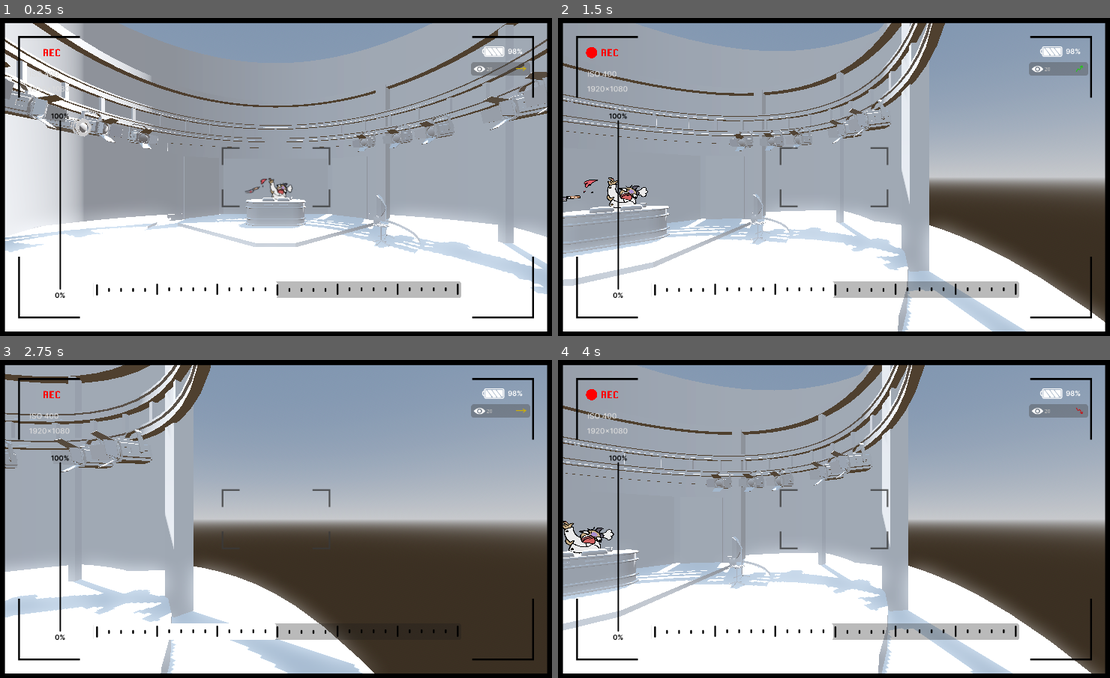
Above: before the commit, frames 1-4 (two rows, left to right).
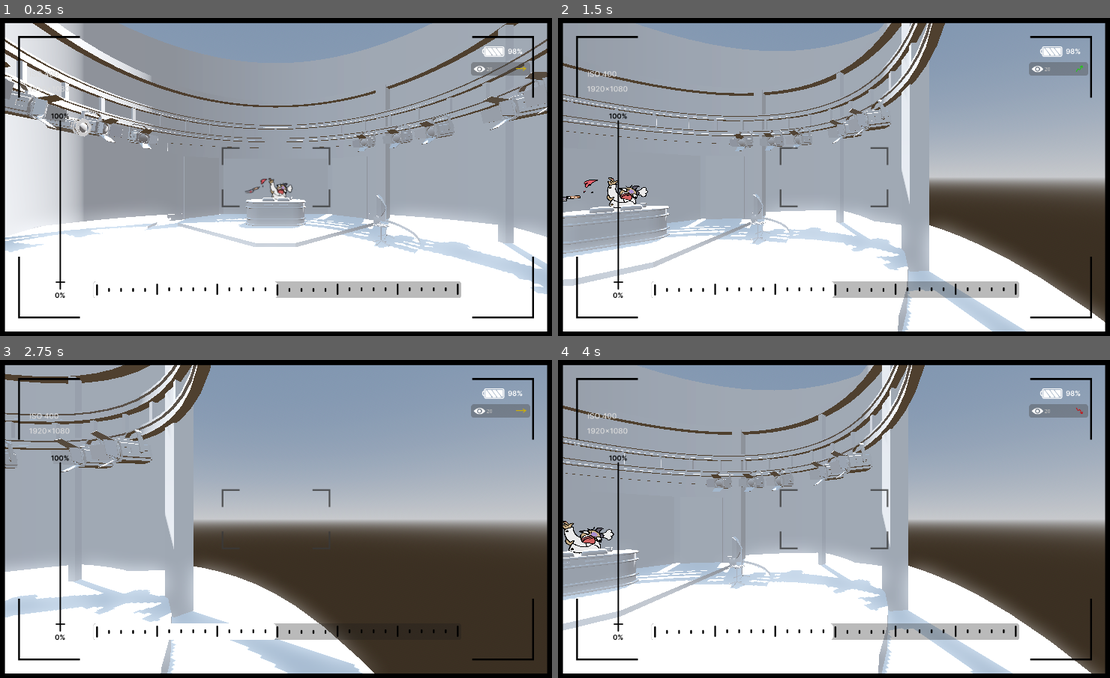
Above: after the commit, the same moments.

Repository: RyujinDraknir/GGJ-2024
Game: Godot game, scene res://scenes/main.tscn
Two runs of this game, one before a commit and one after it. Both use one fixed random seed, a clock stepped at 60 frames per second and the inputs below.
Inputs (mouse positions are in pixels of both pictures, inside the frame that each line leads up to):
- Up to frame 1 (0.25 s): no input
- Up to frame 2 (1.5 s): move the mouse to (867, 173) at 0.52 s; hold D (right) 0.53-1.28 s; tap V (bad) at 0.6 s; move the mouse to (800, 177) at 1.27 s; hold A (left) from 1.28 s (still down); tap N (good) at 1.35 s
- Up to frame 3 (2.75 s): move the mouse to (292, 512) at 2.02 s; release A (left) at 2.03 s; hold D (right) from 2.03 s (still down); tap B (neutral) at 2.1 s
- Up to frame 4 (4 s): move the mouse to (828, 525) at 2.77 s; click (828, 525) at 2.85 s; move the mouse to (878, 522) at 3.52 s; release D (right) at 3.53 s; hold A (left) from 3.53 s (still down); tap V (bad) at 3.6 s

The runs differ from the first frame. In frame 1, less than 0.1% of the frame differs, in the area x 7-51%, y 9-88%; in frame 2, 0.1%, in the area x 5-50%, y 9-88%; in frame 3, less than 0.1%; in frame 4, 0.1%.

Commit message:
move progress zoom script

Diff:
--- a/prefabScenes/player_hud.tscn
+++ b/prefabScenes/player_hud.tscn
@@ -7,14 +7,15 @@
 [ext_resource type="Texture2D" uid="uid://ctjnd66qmqnji" path="res://assets/images/Audimat-notstonks.svg" id="4_60m7g"]
 [ext_resource type="Texture2D" uid="uid://baufa7x3hmp02" path="res://assets/images/Audimat-neutral.svg" id="5_hl44a"]
 [ext_resource type="Texture2D" uid="uid://d1lbc1crm60f7" path="res://assets/images/Zoom.png" id="7_3j27g"]
-[ext_resource type="SpriteFrames" uid="uid://cx3alw5wcikfo" path="res://assets/images/REC/rec.tres" id="8_tc7sd"]
+[ext_resource type="Texture2D" uid="uid://lth8j2nn2lx0" path="res://assets/images/Progress Zoom.svg" id="8_g2lwu"]
+[ext_resource type="Script" path="res://scripts/ProgressZoom.gd" id="9_cc0y4"]
 
 [sub_resource type="StyleBoxFlat" id="StyleBoxFlat_x0knh"]
 bg_color = Color(1, 1, 1, 1)
-corner_radius_top_left = 6
-corner_radius_top_right = 6
-corner_radius_bottom_right = 6
-corner_radius_bottom_left = 6
+corner_radius_top_left = 10
+corner_radius_top_right = 10
+corner_radius_bottom_right = 10
+corner_radius_bottom_left = 10
 
 [node name="PlayerHUD" type="Control"]
 layout_mode = 3
@@ -98,9 +99,6 @@
 scale = Vector2(1.5, 1.5)
 texture = ExtResource("7_3j27g")
 
-[node name="rec" type="AnimatedSprite2D" parent="Container"]
-position = Vector2(-735, -398)
-scale = Vector2(0.1, 0.1)
-sprite_frames = ExtResource("8_tc7sd")
-autoplay = "default"
-frame_progress = 0.726038
+[node name="ProgressZoom" type="Sprite2D" parent="Container/Zoom"]
+texture = ExtResource("8_g2lwu")
+script = ExtResource("9_cc0y4")
--- /dev/null
+++ b/scenes/ShowEvent.gd
@@ -0,0 +1,12 @@
+extends Sprite3D
+
+
+
+# Called when the node enters the scene tree for the first time.
+func _ready():
+	pass # Replace with function body.
+
+
+# Called every frame. 'delta' is the elapsed time since the previous frame.
+func _process(delta):
+	pass
--- a/scenes/main.tscn
+++ b/scenes/main.tscn
@@ -1,9 +1,10 @@
-[gd_scene load_steps=9 format=3 uid="uid://cudcy7o72gnon"]
+[gd_scene load_steps=10 format=3 uid="uid://cudcy7o72gnon"]
 
 [ext_resource type="PackedScene" uid="uid://caabi8447msyu" path="res://prefabScenes/player.tscn" id="1_6q6j1"]
 [ext_resource type="PackedScene" uid="uid://ny33g8w8gito" path="res://prefabScenes/test_wall.tscn" id="1_yoi2q"]
 [ext_resource type="Texture2D" uid="uid://de0a5tssm3mew" path="res://assets/images/TF1_neutre (1).png" id="3_68vg0"]
 [ext_resource type="PackedScene" uid="uid://dviseodvux3xb" path="res://imports/TF1_Test.glb" id="4_du7um"]
+[ext_resource type="Script" path="res://scenes/ShowEvent.gd" id="6_h6144"]
 [ext_resource type="SpriteFrames" uid="uid://cbc3oe2sdnda6" path="res://assets/images/cuistot-coupé/cuisto_coupe_frames.tres" id="6_ywrlg"]
 
 [sub_resource type="ProceduralSkyMaterial" id="ProceduralSkyMaterial_vfs8c"]
@@ -51,3 +52,8 @@
 transform = Transform3D(0.15, 0, 0, 0, 0.15, 0, 0, 0, 0.15, -0.4, -0.5, -9.8)
 sprite_frames = ExtResource("6_ywrlg")
 autoplay = "default"
+
+[node name="ShowEvents" type="Node3D" parent="."]
+
+[node name="Sprite3D" type="Sprite3D" parent="ShowEvents"]
+script = ExtResource("6_h6144")
Not shown: 1 places in prefabScenes/player_hud.tscn that only renumber resources
Renamed: prefabScenes/ProgressZoom.gd -> scripts/ProgressZoom.gd
